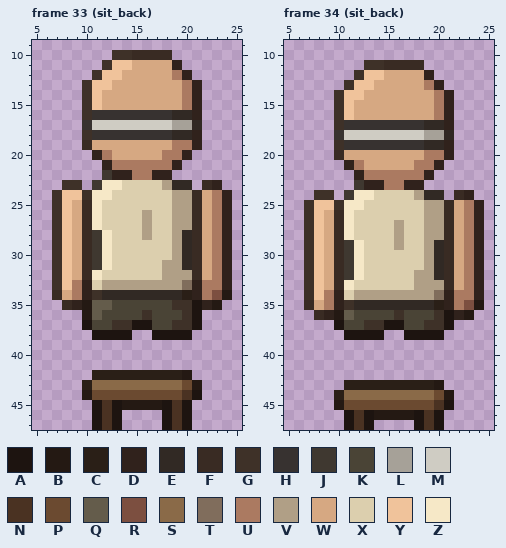
Edited in one commit: pixel-art file (assets/sprites/aseprite/grandfather.aseprite). Above, as it was before the edit.
32x48 pixels, 54 frames. Colours within 5 levels of each other are drawn and written as one. Shown: frame 33 (sit_back): x 5..25, y 9..47; frame 34 (sit_back): x 5..25, y 9..47. The commit also changed other frames, which this record leaves out.
Visible layers, top first: "Prop", "Hair", "Head", "Arms", "Body", "Legs", "Far Arm", "Prop Back".
Palette (. is transparent): A #1d1410  B #241913  C #2a1f17  D #30221c  E #312924  F #392b23  G #3e3128  H #373230  J #3f3830  K #4a4436  L #a6a198  M #cfccc3  N #4a3222  P #6b4a30  Q #645c4b  R #7c4f40  S #8a6a48  T #806d5c  U #ab7a61  V #b09f86  W #d6a882  X #dccfae  Y #f0c39b  Z #f6e8c7
Pixels before, frame 33 (sit_back), first column x 7:
10 ......GGFFFF......
11 .....GYYWWWWD.....
12 ....GYYWWWWWUD....
13 ...GYYWWWWWWWUD...
14 ...GYWWWWWWWWUD...
15 ...GYWWWWWWWWUD...
16 ...GHHHHHHHHEED...
17 ...HMMMMMMMMLLE...
18 ...GHHHHHHHHEED...
19 ...FWWWWWWWWUUD...
20 ....DUWWWWWUUD....
21 .....DUUUUUUD.....
22 .....JDDUUDD......
23 .GG.JZZXXXXVEE.FD.
24 GYYGZZXXXXXXVVFWUD
25 GYWFZXXXXXXXVVFWUD
26 GYWFZXXXXVXXVVFWUD
27 GYWFZXXXXVXXVVFWUD
28 GYWFJZXXXVXXVEFWUD
29 GYWFJZXXXXXXVEFWUD
30 GYWFJZXXXXXXVEFWUD
31 GYWFJZXXXXXVVEFWUD
32 GYWFZXXXXXXVVVFWUD
33 GYUDXVVVVVVVVTDUUD
34 FWUDGEEEEEEEECDURB
35 .FDBQQKKKKKKGGADB.
36 ...BQKKKKGKKKGA...
37 ...AKKGGAAKKGGA...
38 ....AAAA..AAAA....
39 ..................
40 ..................
41 ..................
42 ....CCCCCCCCCB....
43 ...CSSSSSSSSSPB...
44 ...BPPPPPPPPPNA...
45 ....ANABBBBANA....
46 ....ANA....ANA....
47 ....ANA....ANA....
Pixels before, frame 34 (sit_back), first column x 7:
11 ......GGFFFF......
12 .....GYYWWWWD.....
13 ....GYYWWWWWUD....
14 ...GYYWWWWWWWUD...
15 ...GYWWWWWWWWUD...
16 ...GYWWWWWWWWUD...
17 ...GHHHHHHHHEED...
18 ...HMMMMMMMMLLE...
19 ...GHHHHHHHHEED...
20 ...FWWWWWWWWUUD...
21 ....DUWWWWWUUD....
22 .....DUUUUUUD.....
23 .....JDDUUDD......
24 .GG.JZZXXXXVEE.FD.
25 GYYGZZXXXXXXVVFWUD
26 GYWFZXXXXXXXVVFWUD
27 GYWFZXXXXVXXVVFWUD
28 GYWFZXXXXVXXVVFWUD
29 GYWFJZXXXVXXVEFWUD
30 GYWFJZXXXXXXVEFWUD
31 GYWFJZXXXXXXVEFWUD
32 GYWFJZXXXXXVVEFWUD
33 GYWFZXXXXXXVVVFWUD
34 GYUDXVVVVVVVVTDUUD
35 FWUDGEEEEEEEECDURB
36 .FDBQKKKKGKKKGADB.
37 ...AKKGGAAKKGGA...
38 ....AAAA..AAAA....
39 ..................
40 ..................
41 ..................
42 ..................
43 ....CCCCCCCCCB....
44 ...CSSSSSSSSSPB...
45 ...BPPPPPPPPPNA...
46 ....ANABBBBANA....
47 ....ANA....ANA....
After:
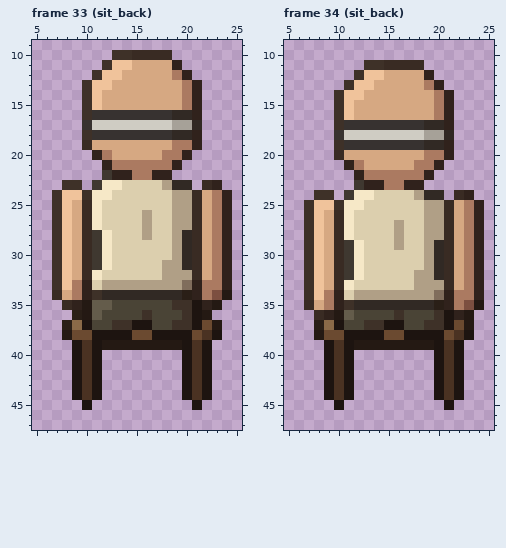
Edits made:
{"where": "frame 33 (sit_back), layers \"Prop\", \"Prop Back\""}
{"frame":33,"y":36,"x":9,"old":".","new":"C"}
{"frame":33,"y":36,"x":22,"old":".","new":"B"}
{"frame":33,"y":37,"x":8,"old":"..","new":"CS"}
{"frame":33,"y":37,"x":22,"old":"..","new":"PB"}
{"frame":33,"y":38,"x":8,"old":"...","new":"BPP"}
{"frame":33,"y":38,"x":15,"old":"..","new":"PP"}
{"frame":33,"y":38,"x":21,"old":"...","new":"PNA"}
{"frame":33,"y":39,"x":9,"old":"..............","new":"ANABBBBBBBBANA"}
{"frame":33,"y":40,"x":9,"old":"...","new":"ANA"}
{"frame":33,"y":40,"x":20,"old":"...","new":"ANA"}
{"frame":33,"y":41,"x":9,"old":"...","new":"ANA"}
{"frame":33,"y":41,"x":20,"old":"...","new":"ANA"}
{"frame":33,"y":42,"x":9,"old":"..CCCCCCCCCB..","new":"ANA........ANA"}
{"frame":33,"y":43,"x":9,"old":".CSSSSSSSSSPB.","new":"ANA........ANA"}
{"frame":33,"y":44,"x":9,"old":".BPPPPPPPPPNA.","new":"ANA........ANA"}
{"frame":33,"y":45,"x":10,"old":".ANABBBBANA.","new":"A..........A"}
{"frame":33,"y":46,"x":11,"old":"ANA","new":"..."}
{"frame":33,"y":46,"x":18,"old":"ANA","new":"..."}
{"frame":33,"y":47,"x":11,"old":"ANA","new":"..."}
{"frame":33,"y":47,"x":18,"old":"ANA","new":"..."}
{"where": "frame 34 (sit_back), layers \"Prop\", \"Prop Back\""}
{"frame":34,"y":37,"x":8,"old":"..","new":"CS"}
{"frame":34,"y":37,"x":22,"old":"..","new":"PB"}
{"frame":34,"y":38,"x":8,"old":"...","new":"BPP"}
{"frame":34,"y":38,"x":15,"old":"..","new":"PP"}
{"frame":34,"y":38,"x":21,"old":"...","new":"PNA"}
{"frame":34,"y":39,"x":9,"old":"..............","new":"ANABBBBBBBBANA"}
{"frame":34,"y":40,"x":9,"old":"...","new":"ANA"}
{"frame":34,"y":40,"x":20,"old":"...","new":"ANA"}
{"frame":34,"y":41,"x":9,"old":"...","new":"ANA"}
{"frame":34,"y":41,"x":20,"old":"...","new":"ANA"}
{"frame":34,"y":42,"x":9,"old":"...","new":"ANA"}
{"frame":34,"y":42,"x":20,"old":"...","new":"ANA"}
{"frame":34,"y":43,"x":9,"old":"..CCCCCCCCCB..","new":"ANA........ANA"}
{"frame":34,"y":44,"x":9,"old":".CSSSSSSSSSPB.","new":"ANA........ANA"}
{"frame":34,"y":45,"x":10,"old":"BPPPPPPPPPN","new":"A.........."}
{"frame":34,"y":46,"x":11,"old":"ANABBBBANA","new":".........."}
{"frame":34,"y":47,"x":11,"old":"ANA","new":"..."}
{"frame":34,"y":47,"x":18,"old":"ANA","new":"..."}
{"label":"changed","picture_box":[62,310,222,430]}
{"label":"changed","picture_box":[314,320,474,430]}
